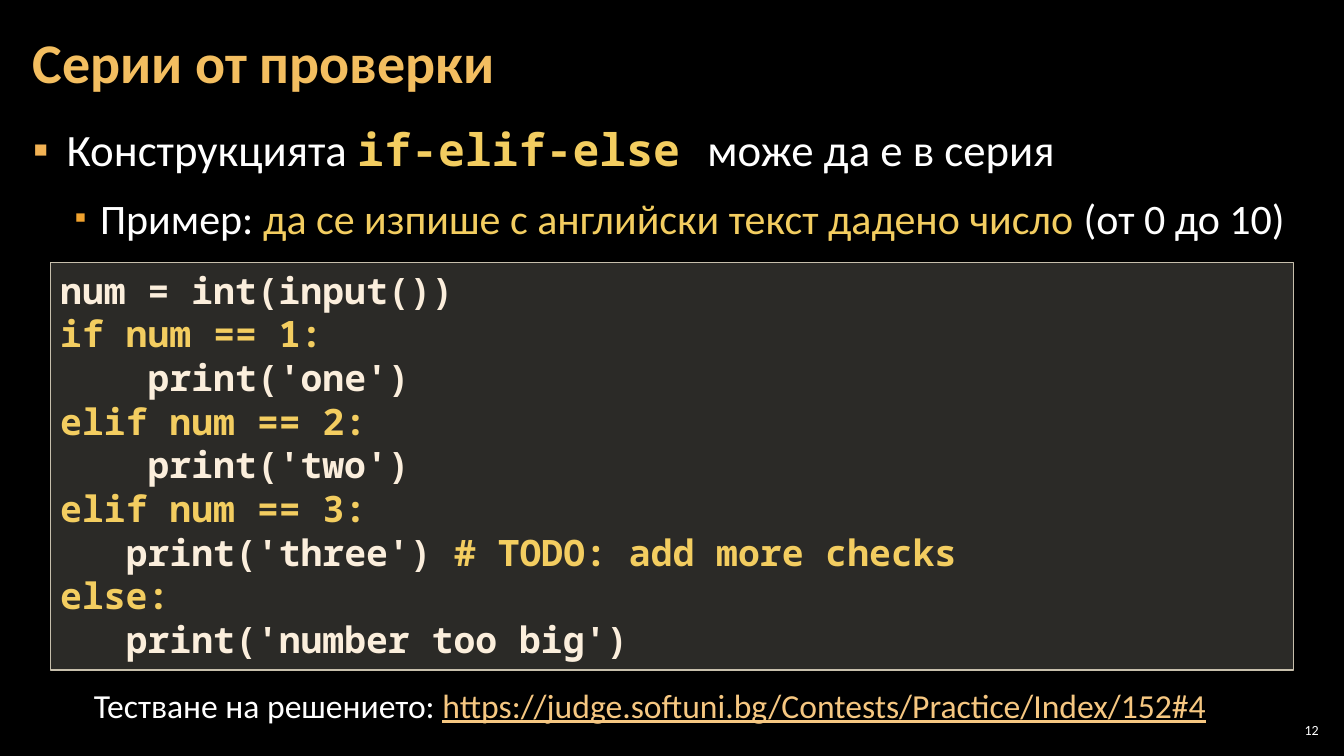
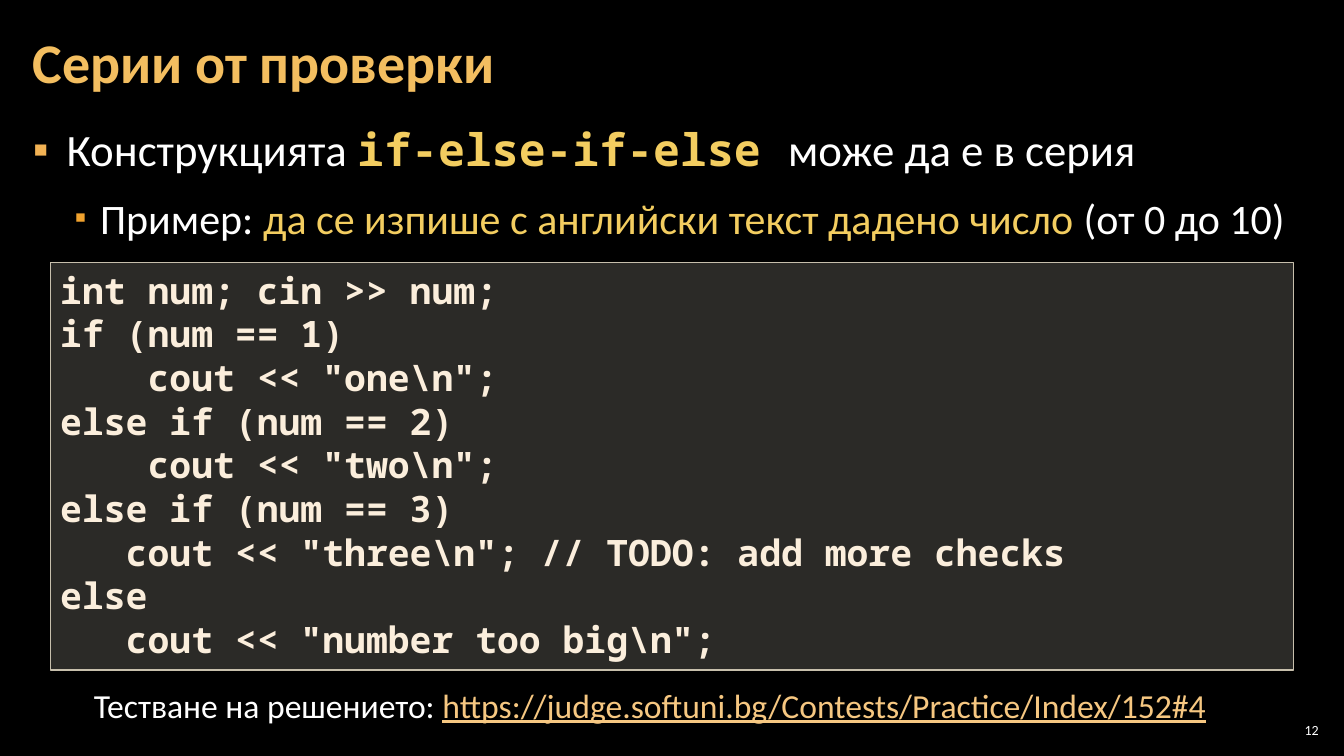
Before and after one commit to Software-University/C-plus-plus, a slide deck: slide 12 of 3. Simple-Conditions/3. Simple-Conditions.pptx. Drawn at 1344x756 pixels with LibreOffice and Linux fonts; fonts in the diff are those of the drawing; background and template pictures are left out. Boxes give left, top, right and bottom in pixels: in the first picture for what was removed or moved away, otherwise in the second. Text is boxed around its words. In the diff, an @@ line names an element or a change of style, - is before the commit and + after.

```diff
--- a/3. Simple-Conditions/3. Simple-Conditions.pptx
+++ b/3. Simple-Conditions/3. Simple-Conditions.pptx
@@ text at [67, 131, 1135, 174]: text changed @@
-▪ Конструкцията if-elif-else може да е в серия
+▪ Конструкцията if-else-if-else може да е в серия
@@ text in rectangle at [60, 276, 1065, 662]: text changed @@
-num = int(input())
-if num == 1:
-print('one')
-elif num == 2:
-print('two')
-elif num == 3:
-print('three') # TODO: add more checks
-else:
-print('number too big')
+int num; cin >> num;
+if (num == 1)
+cout << "one\n";
+else if (num == 2)
+cout << "two\n";
+else if (num == 3)
+cout << "three\n"; // TODO: add more checks
+else
+cout << "number too big\n";
```
Also in this commit, not shown: 13 other slides changed, 1 other file.
